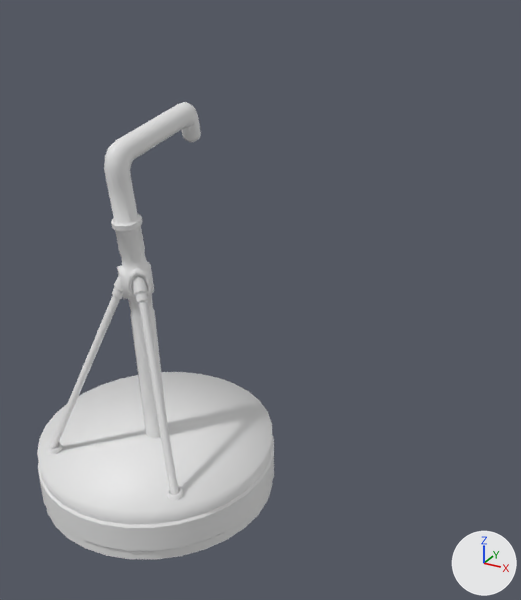
Renders of the FBX model Assets/Art/Models/Components/Ziplines/ZiplineFloor.fbx from each side of a commit.
One viewpoint serves both versions: a 50 mm camera at (3.01, -9.99, 3.67) aimed at (-0.53, -3.55, 0.45). Lighting does not change. The marker at lower right points along +X, +Y and +Z. Where no turn or scale is listed for an object, it has been applied to the vertices.

Names of what the first picture shows: 'ZiplineInteractable_low', 'Zipline_low'.
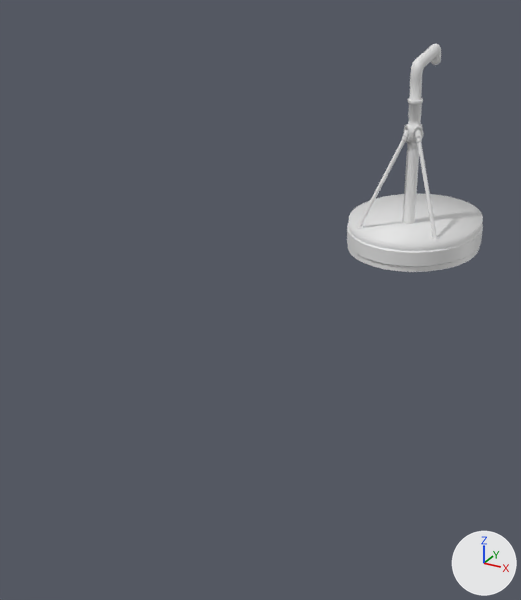
Where the newer file only moved an object's origin or applied its transform, the numbers keep the older frame.

The change, as a diff of the scene's bpy script:
```diff
--- a/Assets/Art/Models/Components/Ziplines/ZiplineFloor.fbx.py
+++ b/Assets/Art/Models/Components/Ziplines/ZiplineFloor.fbx.py
@@ me_ziplineinteractable_low @@
 me_ziplineinteractable_low.from_pydata(...)  # 409 vertices, 400 faces; spans x -0.11..0.11, y -0.31..0.68, z 0.41..2.89
 # used by ob_ziplineinteractable_low; location = (0.0, -6.19, 0.0)
+# me_ziplineinteractable_low part 8: the whole mesh is moved by (0.0, 6.2, 0.0)
@@ me_zipline_low @@
 # used by ob_zipline_low; location = (0.0, -6.19, 0.0); rotation_euler = (1.571, 0.0, 0.0), in degrees (90, 0, 0)
-me_zipline_low.from_pydata(...)  # 452 vertices, 384 faces; spans x -0.92..0.92, y 0.0..1.9, z -0.92..0.92
+me_zipline_low.from_pydata(...)  # 452 vertices, 384 faces; spans x -0.98..0.98, y -0.92..1.58, z 0.0..1.9
+# me_zipline_low part 1: the loose piece of 48 vertices spanning x 0.02..0.59, y 0.44..1.86, z 0.13..0.6 is turned 90 degrees about the x axis through the mesh origin
+# me_zipline_low part 2: the loose piece of 48 vertices spanning x -0.59..-0.02, y 0.44..1.86, z 0.13..0.6 is turned 90 degrees about the x axis through the mesh origin
+# me_zipline_low part 3: the loose piece of 33 vertices spanning x 0.5..0.61, y 0.42..0.48, z 0.5..0.62 is turned 90 degrees about the x axis through the mesh origin
+# me_zipline_low part 4: the loose piece of 33 vertices spanning x -0.61..-0.49, y 0.42..0.48, z 0.5..0.62 is turned 90 degrees about the x axis through the mesh origin
+# me_zipline_low part 5: the loose piece of 33 vertices spanning x -0.04..0.14, y 1.63..1.9, z 0.07..0.25 is turned 90 degrees about the x axis through the mesh origin
+# me_zipline_low part 6: the loose piece of 33 vertices spanning x -0.14..0.04, y 1.63..1.9, z 0.08..0.25 is turned 90 degrees about the x axis through the mesh origin
+# me_zipline_low part 7: 224 of 452 vertices moved; they spanned x -0.92..0.92, y 0.0..0.48, z -0.92..0.92 and now span x -0.98..0.98, y -0.92..1.58, z 0.0..0.48; mean shift (0.0, 0.03, 0.25); largest move (0.0, 0.0, -0.91) -> (0.0, 1.56, 0.0)
@@ ob_zipline_low @@
 ob_zipline_low = bpy.data.objects.new('Zipline_low', me_zipline_low)
-ob_zipline_low.location = (0.0, -6.19, 0.0)
-ob_zipline_low.rotation_euler = (1.571, 0.0, 0.0)  # degrees (90, 0, 0)
+ob_zipline_low.location = (0.0, 0.01, 0.0)
```

Changed parts and their boxes [x1, y1, x2, y2] in the pictures (521 x 600 px; the box of a moved part takes in the faces that stretch with it):
'Zipline_low', reshaped, moved, turned: before [37, 266, 274, 560]; after [347, 124, 483, 272]
'ZiplineInteractable_low', mesh moved: before [104, 102, 201, 438]; after [403, 44, 441, 224]
part 1 of me_zipline_low, moved or reshaped: before [132, 276, 179, 495]; after [414, 129, 437, 238]
part 2 of me_zipline_low, moved or reshaped: before [49, 275, 123, 449]; after [358, 129, 409, 226]
part 3 of me_zipline_low, moved or reshaped: before [167, 486, 183, 501]; after [431, 236, 439, 241]
part 4 of me_zipline_low, moved or reshaped: before [46, 442, 62, 454]; after [356, 224, 363, 229]
part 5 of me_zipline_low, moved or reshaped: before [127, 268, 152, 302]; after [411, 125, 424, 144]
part 6 of me_zipline_low, moved or reshaped: before [117, 266, 129, 299]; after [404, 124, 412, 143]
part 7 of me_zipline_low, moved or reshaped: before [37, 372, 274, 560]; after [347, 194, 483, 272]
